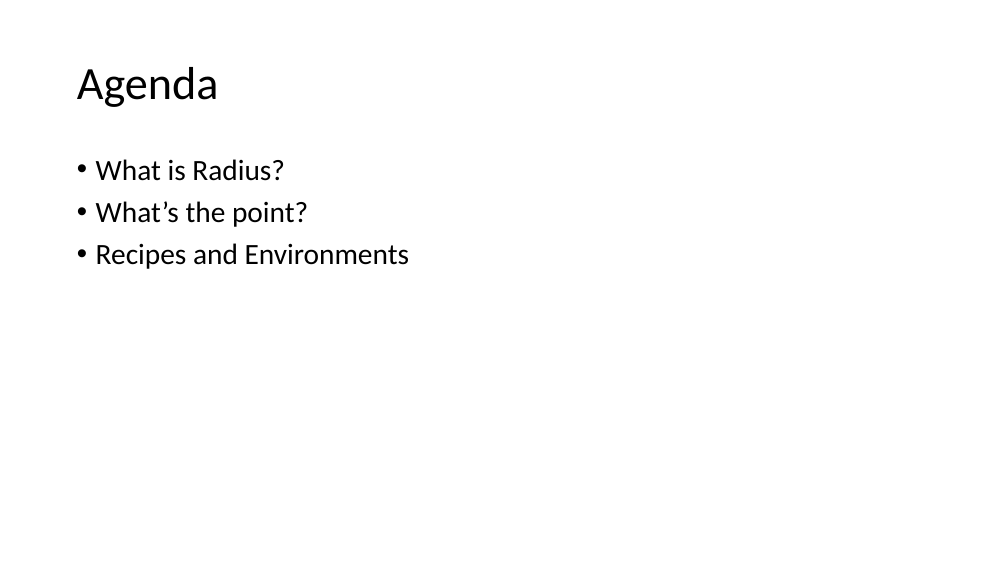
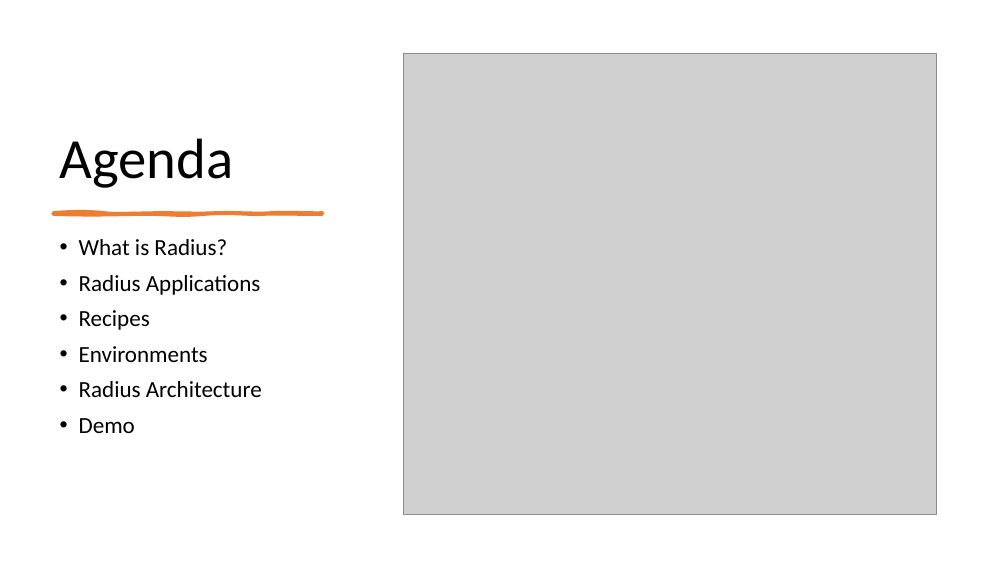
Before and after one commit to willvelida/talks, a slide deck: slide 2 of intro-to-radius/Presentation.pptx. Drawn at 1008x567 pixels with LibreOffice and Linux fonts; fonts in the diff are those of the drawing; grey boxes stand for pictures. Boxes give left, top, right and bottom in pixels: in the first picture for what was removed or moved away, otherwise in the second. Text is boxed around its words. In the diff, an @@ line names an element or a change of style, - is before the commit and + after.

Commit message:
Adding Radius talk

```diff
--- a/intro-to-radius/Presentation.pptx
+++ b/intro-to-radius/Presentation.pptx
@@ title "Agenda": place and size @@
-title "Agenda" at (77, 67, 219, 107)
+title "Agenda" at (60, 138, 234, 188)
@@ title "Agenda" at (60, 138, 234, 188): size 44 to 54 pt; vertical alignment middle to bottom @@
@@ picture added at (404, 53, 937, 514) @@
@@ text "What is Radius?": place and size @@
-text "What is Radius?" at (96, 159, 409, 269)
+text "What is Radius?" at (79, 239, 262, 433)
@@ freeform shape added at (53, 212, 322, 214), fill #ED7D31, outline #ED7D31 3 pt @@
@@ text at (79, 239, 227, 255): size 28 to 22 pt in "What is Radius?" @@
@@ text at (79, 275, 262, 433): text changed; size 28 to 22 pt @@
-• What’s the point?
-• Recipes and Environments
+• Radius Applications
+• Recipes
+• Environments
+• Radius Architecture
+• Demo
```
Also in this commit, not shown: 8 other slides changed, 8 slides added, 1 slide removed, 8 other files.
